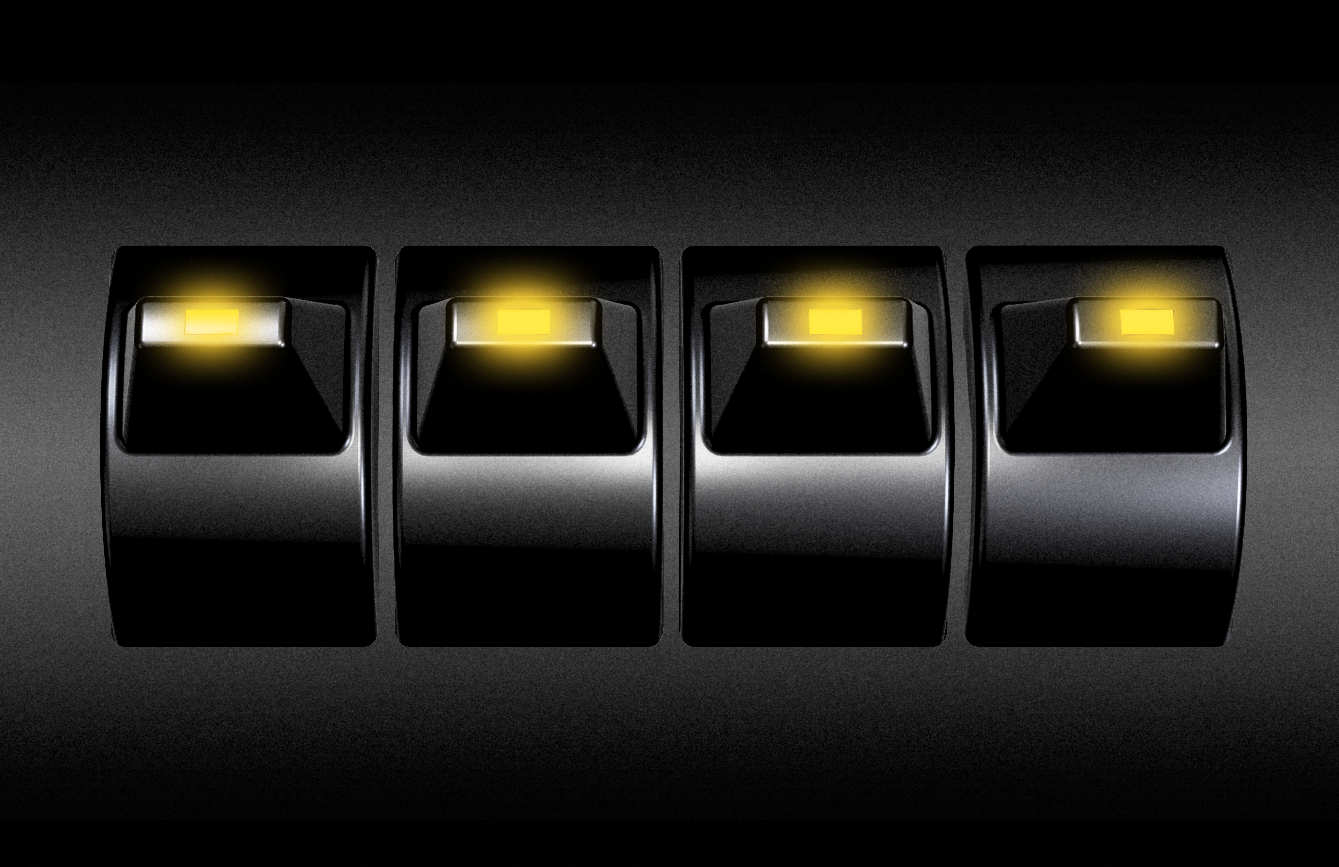
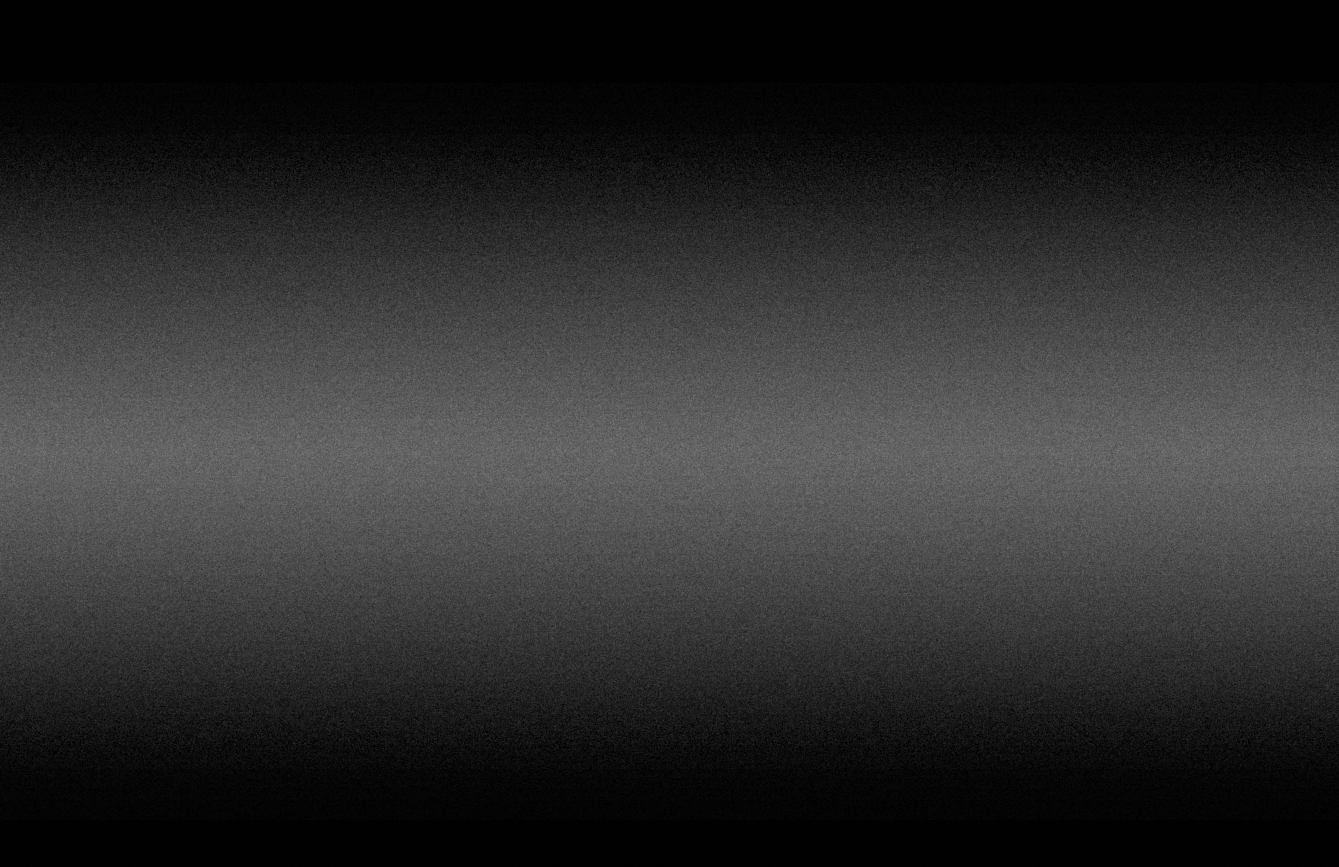
Layered file, before and after one edit (1339x867). Changes by layer:
hid group "LEDs" (5 layers) over box(100, 245, 1248, 647)
hid "1 On" over box(100, 245, 379, 647)
hid "2 On" over box(392, 245, 664, 647)
hid "3 On" over box(679, 245, 955, 647)
hid "4 On" over box(964, 245, 1248, 647)
hid "All Off" over box(100, 245, 1248, 647)
